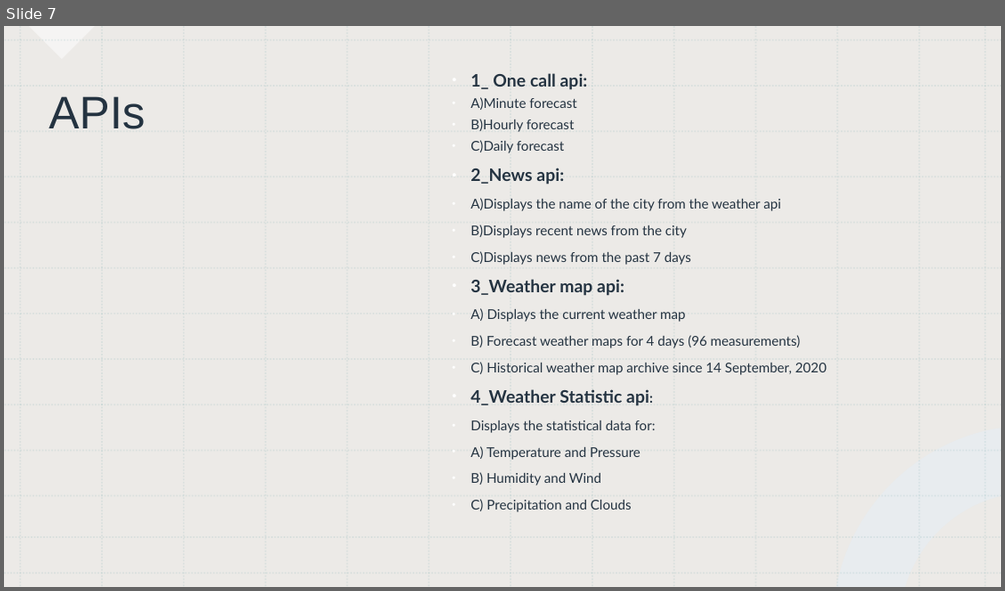
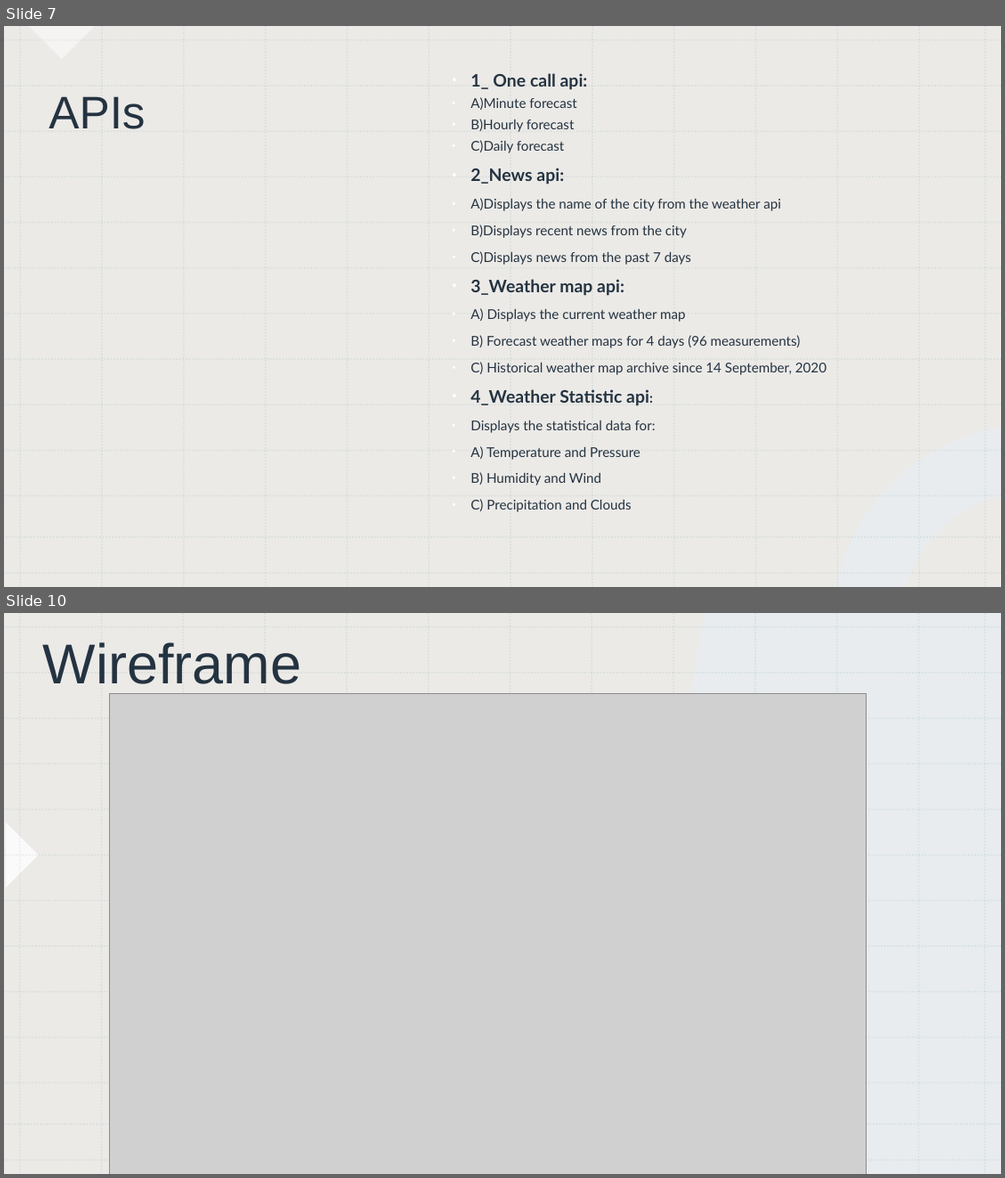
Before and after one commit to ctan24/Group-4-Project, a slide deck: group4.pptx. Shown one above the other, each under a label of ours: slide 7 before the commit, slides 7 and 10 after it; the slides between them are not shown. The pictures are 1005x591 and 1005x1178 pixels, drawn with LibreOffice and Linux fonts; fonts in the diff are those of the drawing; grey boxes stand for pictures. Boxes give left, top, right and bottom in pixels: in the first picture for what was removed or moved away, otherwise in the second. Text is boxed around its words. In the diff, an @@ line names an element or a change of style, - is before the commit and + after.

```diff
--- a/group4.pptx
+++ b/group4.pptx
@@ slide 10 added at (4, 613, 1001, 1174), background #FFFFFF; not listed: 28 template elements that a slide beside it also shows @@
@@ rectangle added at (4, 613, 1001, 1174), fill #FFFFFF @@
@@ rectangle added at (4, 613, 1001, 1174), fill #E8E5E2 at 80% opacity @@
@@ freeform shape added at (657, 613, 1001, 748), fill #B8CCB3 at 50% opacity @@
@@ flow chart document added at (683, 613, 1001, 1174), fill #E7EDF2 at 80% opacity @@
@@ title added at (43, 642, 301, 684), 54 pt, text #243341 @@
+Wireframe
@@ picture added at (110, 694, 867, 1174) @@
@@ right triangle added at (4, 822, 39, 887), fill #FFFFFF at 80% opacity @@
@@ freeform shape added at (4, 1022, 232, 1174), fill #63865A at 20% opacity @@
@@ freeform shape added at (4, 1022, 232, 1174), fill #CDDDD7 @@
@@ group added at (4, 613, 1001, 1174): 26 lines @@
@@ group added at (4, 613, 1001, 1174): 26 lines @@
@@ group added at (4, 613, 1001, 1174): 26 lines @@
@@ group added at (4, 613, 1001, 1174): 26 lines @@
```
Also in this commit, not shown: 5 slides changed, 3 other slides added, 1 slide removed, 2 other files.
